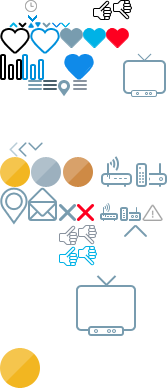
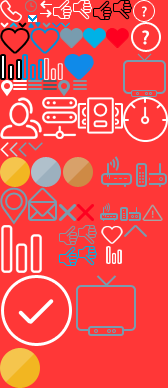
Layer changes from the first 168 x 388 image to the second:
showed "Фон" over [0, 0, 168, 388]
